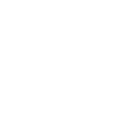
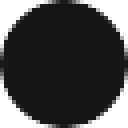
Layer changes from the first (128, 128) image to the second:
hid "Layer" over [32, 32, 96, 96]
showed "circle.png", painted on it over [0, 0, 128, 128]
